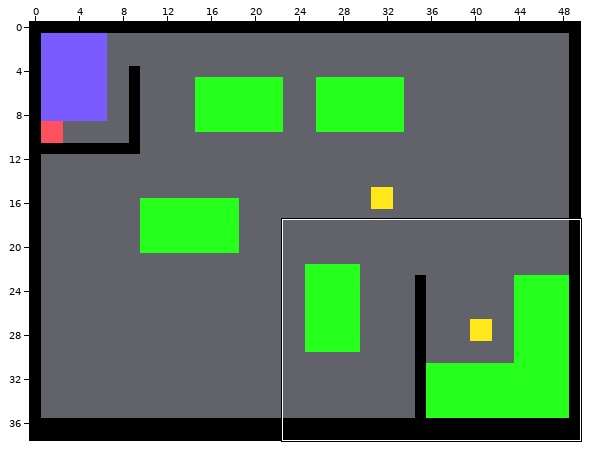
Two versions of a level (Tiled map, maps/level2.tmx). The picture above shows the old version from afar; the outline marks the close-up.
Close-up. Before the edit:
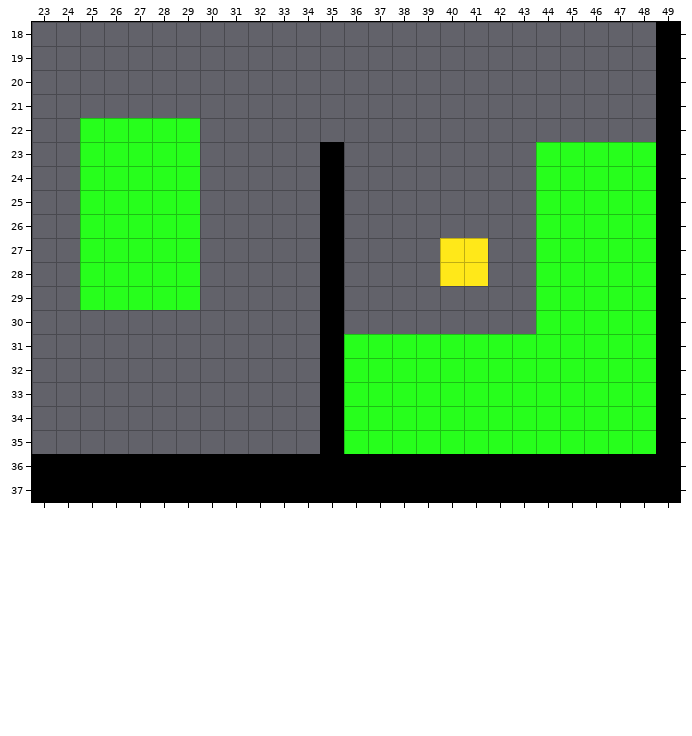
Cells are 16x16 px. Shown: x 23..49, y 18..37. The commit also changed other parts of the map, which this record leaves out.
Now the later version:
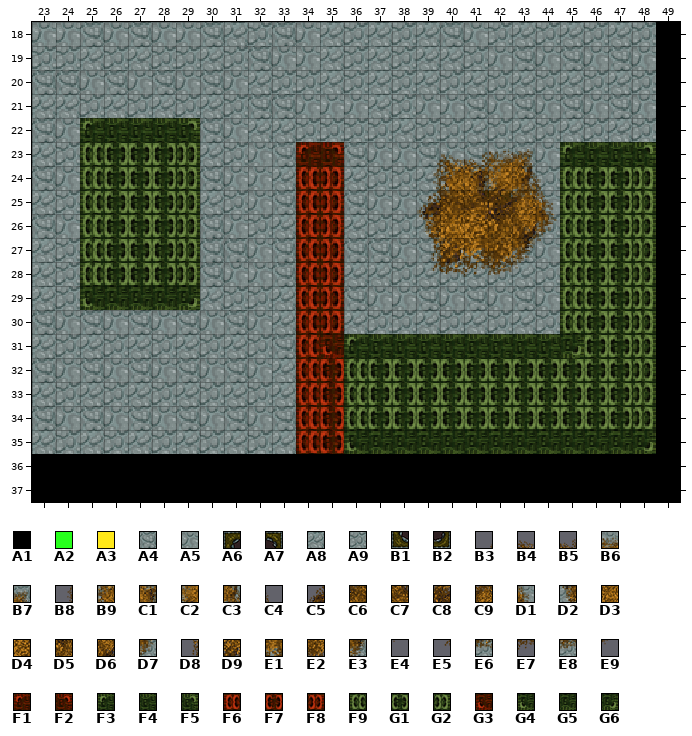
Key: from "map": A1 1, A2 3, A3 4; from "real": A4 1, A5 2, A6 3, A7 4, A8 17, A9 18, B1 19, B2 20, B3 39, B4 40, B5 41, B6 42, B7 43, B8 55, B9 56, C1 57, C2 58, C3 59, C4 60, C5 71, C6 72, C7 73, C8 74, C9 75, D1 76, D2 87, D3 88, D4 89, D5 90, D6 91, D7 92, D8 103, D9 104, E1 105, E2 106, E3 107, E4 108, E5 119, E6 120, E7 121, E8 122, E9 123, F1 128, F2 130, F3 131, F4 132, F5 133, F6 144, F7 145, F8 146, F9 147, G1 148, G2 149, G3 160, G4 163, G5 164, G6 165.
__ is an empty cell.
Tiles of an added or newly shown layer are drawn over the layers below it.
See-through tiles are keyed as they look on the map.
What changed:
{"where": "layer \"buildings\""}
{"y":18,"x":23,"old":"__ __ __ __ __ __ __ __ __ __ __ __ __ __ __ __ __ __ __ __ __ __ __ __ __ __","new":"A5 A5 A4 A5 A4 A5 A5 A4 A8 A9 A4 A5 A8 A9 A8 A9 A8 A4 A5 A9 A8 A9 A8 A9 A8 A9"}
{"y":19,"x":23,"old":"__ __ __ __ __ __ __ __ __ __ __ __ __ __ __ __ __ __ __ __ __ __ __ __ __ __","new":"A9 A9 A8 A9 A8 A9 A9 A8 A9 A4 A5 A5 A8 A9 A8 A9 A8 A8 A9 A5 A4 A5 A4 A5 A4 A5"}
{"y":20,"x":23,"old":"__ __ __ __ __ __ __ __ __ __ __ __ __ __ __ __ __ __ __ __ __ __ __ __ __ __","new":"A4 A4 A5 A4 A5 A4 A5 A4 A5 A8 A9 A9 A8 A9 A8 A9 A8 A9 A8 A9 A8 A9 A8 A9 A8 A9"}
{"y":21,"x":23,"old":"__ __ __ __ __ __ __ __ __ __ __ __ __ __ __ __ __ __ __ __ __ __ __ __ __ __","new":"A8 A8 A9 A8 A9 A8 A9 A8 A9 A4 A4 A5 A5 A5 A8 A9 A5 A5 A4 A5 A4 A5 A4 A5 A4 A5"}
{"y":22,"x":23,"old":"__ __ A2 A2 A2 A2 A2 __ __ __ __ __ __ __ __ __ __ __ __ __ __ __ __ __ __ __","new":"A4 A5 F3 F4 F4 F4 F5 A4 A5 A8 A8 A9 A9 A9 A9 A8 A9 A9 A8 A9 A8 A9 A8 A9 A8 A9"}
{"y":23,"x":23,"old":"__ __ A2 A2 A2 A2 A2 __ __ __ __ __ A1 __ __ __ __ __ __ __ __ A2 A2 A2 A2 A2","new":"A8 A9 F9 G1 G1 G1 G2 A8 A9 A5 A4 F1 F2 A4 A5 A5 A4 A5 A4 A5 A4 A5 F3 F4 F4 F5"}
{"y":24,"x":23,"old":"__ __ A2 A2 A2 A2 A2 __ __ __ __ __ A1 __ __ __ __ __ __ __ __ A2 A2 A2 A2 A2","new":"A4 A5 F9 G1 G1 G1 G2 A4 A5 A5 A8 F6 F8 A8 A9 A9 A8 A9 A8 A9 A8 A9 F9 G1 G1 G2"}
{"y":25,"x":23,"old":"__ __ A2 A2 A2 A2 A2 __ __ __ __ __ A1 __ __ __ __ __ __ __ __ A2 A2 A2 A2 A2","new":"A8 A9 F9 G1 G1 G1 G2 A8 A9 A5 A4 F6 F8 A4 A5 A5 A4 A5 A6 A7 A4 A5 F9 G1 G1 G2"}
{"y":26,"x":23,"old":"__ __ A2 A2 A2 A2 A2 __ __ __ __ __ A1 __ __ __ __ __ __ __ __ A2 A2 A2 A2 A2","new":"A4 A5 F9 G1 G1 G1 G2 A4 A5 A9 A8 F6 F8 A8 A9 A9 A8 A9 B1 B2 A8 A9 F9 G1 G1 G2"}
{"y":27,"x":23,"old":"__ __ A2 A2 A2 A2 A2 __ __ __ __ __ A1 __ __ __ __ A3 A3 __ __ A2 A2 A2 A2 A2","new":"A8 A9 F9 G1 G1 G1 G2 A4 A4 A5 A4 F6 F8 A4 A4 A5 A4 A5 A4 A5 A4 A5 F9 G1 G1 G2"}
{"y":28,"x":23,"old":"__ __ A2 A2 A2 A2 A2 __ __ __ __ __ A1 __ __ __ __ A3 A3 __ __ A2 A2 A2 A2 A2","new":"A8 A9 F9 G1 G1 G1 G2 A4 A5 A5 A4 F6 F8 A8 A8 A9 A8 A9 A8 A9 A8 A9 F9 G1 G1 G2"}
{"y":29,"x":23,"old":"__ __ A2 A2 A2 A2 A2 __ __ __ __ __ A1 __ __ __ __ __ __ __ __ A2 A2 A2 A2 A2","new":"A8 A9 G4 G5 G5 G5 G6 A8 A9 A9 A8 F6 F8 A4 A5 A5 A4 A5 A4 A5 A4 A5 F9 G1 G1 G2"}
{"y":30,"x":23,"old":"__ __ __ __ __ __ __ __ __ __ __ __ A1 __ __ __ __ __ __ __ __ A2 A2 A2 A2 A2","new":"A4 A5 A4 A5 A4 A5 A4 A5 A4 A5 A8 F6 F8 A8 A9 A9 A8 A9 A8 A9 A8 A9 F9 G1 G1 G2"}
{"y":31,"x":23,"old":"__ __ __ __ __ __ __ __ __ __ __ __ A1 A2 A2 A2 A2 A2 A2 A2 A2 A2 A2 A2 A2 A2","new":"A8 A9 A8 A9 A8 A9 A8 A9 A8 A9 A4 F6 G3 F3 F4 F4 F4 F4 F4 F4 F4 F4 G6 G1 G1 G2"}
{"y":32,"x":23,"old":"__ __ __ __ __ __ __ __ __ __ __ __ A1 A2 A2 A2 A2 A2 A2 A2 A2 A2 A2 A2 A2 A2","new":"A4 A5 A4 A5 A4 A5 A4 A5 A4 A5 A8 F6 F7 F9 G1 G1 G1 G1 G1 G1 G1 G1 G1 G1 G1 G2"}
{"y":33,"x":23,"old":"__ __ __ __ __ __ __ __ __ __ __ __ A1 A2 A2 A2 A2 A2 A2 A2 A2 A2 A2 A2 A2 A2","new":"A8 A9 A8 A9 A8 A9 A8 A9 A8 A9 A8 F6 F7 F9 G1 G1 G1 G1 G1 G1 G1 G1 G1 G1 G1 G2"}
{"y":34,"x":23,"old":"__ __ __ __ __ __ __ __ __ __ __ __ A1 A2 A2 A2 A2 A2 A2 A2 A2 A2 A2 A2 A2 A2","new":"A4 A5 A4 A5 A4 A5 A4 A5 A4 A5 A4 F6 F7 F9 G1 G1 G1 G1 G1 G1 G1 G1 G1 G1 G1 G2"}
{"y":35,"x":23,"old":"__ __ __ __ __ __ __ __ __ __ __ __ A1 A2 A2 A2 A2 A2 A2 A2 A2 A2 A2 A2 A2 A2","new":"A8 A9 A8 A9 A8 A9 A8 A9 A8 A9 A8 F6 F7 G4 G5 G5 G5 G5 G5 G5 G5 G5 G5 G5 G5 G6"}
{"where": "layer \"forground\" (added)"}
{"y":23,"x":39,"old":"__ __ __ __ __","new":"B3 B4 B5 B6 B7"}
{"y":24,"x":39,"old":"__ __ __ __ __ __","new":"B8 B9 C1 C2 C3 C4"}
{"y":25,"x":39,"old":"__ __ __ __ __ __","new":"C5 C6 C7 C8 C9 D1"}
{"y":26,"x":39,"old":"__ __ __ __ __ __","new":"D2 D3 D4 D5 D6 D7"}
{"y":27,"x":39,"old":"__ __ __ __ __ __","new":"D8 D9 E1 E2 E3 E4"}
{"y":28,"x":39,"old":"__ __ __ __ __","new":"E5 E6 E7 E8 E9"}
{"label":"changed","picture_box":[32,22,656,454]}
